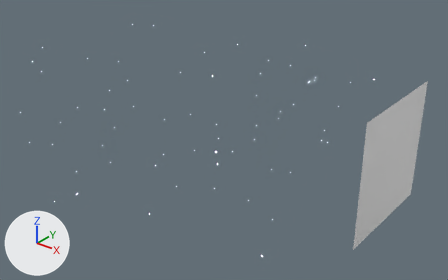
What one commit did to the Blender file AAC/CutScenes/Intro/Intro.blend.
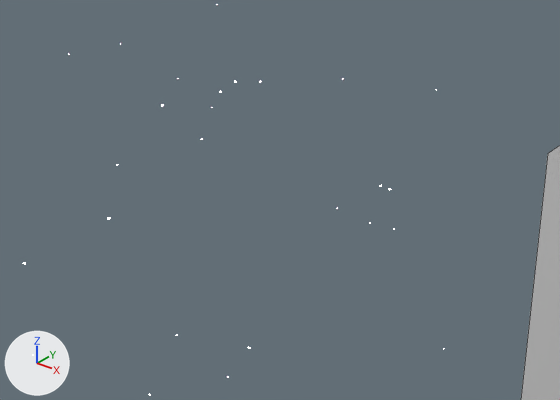
The first picture shows the older version from a 50 mm lens placed at (187.0, -183.0, 122.0), pointed at (12.0, 36.0, -14.0). The close-ups show both versions on the part from 51% to 83% of the width and 30% to 67% of the height of that picture; other places that the commit changed are outside them. Lighting does not change. The marker at lower left points along +X, +Y and +Z. The close-ups show mesh edges as thin lines.

The first close-up shows '1st Wave'.
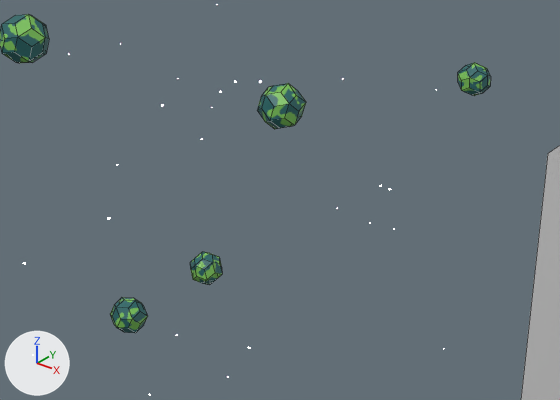
Changed parts and their boxes [x1, y1, x2, y2] in the close-ups (560 x 400 px):
'Planet 5', shown
    after: [0, 14, 49, 63]
'Planet 4', shown
    after: [257, 83, 306, 129]
'Planet 3', shown
    after: [110, 297, 148, 333]
'Planet 1', shown
    after: [458, 63, 491, 96]
'Planet 2', shown
    after: [190, 252, 222, 285]

The edits, one by one:
Object 'Planet 5' (ob_planet_5) is now shown.
Object 'Planet 3' (ob_planet_3) is now shown.
Object 'Planet 2' (ob_planet_2) is now shown.
Object 'Planet 1' (ob_planet_1) is now shown.
Object 'Planet 4' (ob_planet_4) is now shown.
